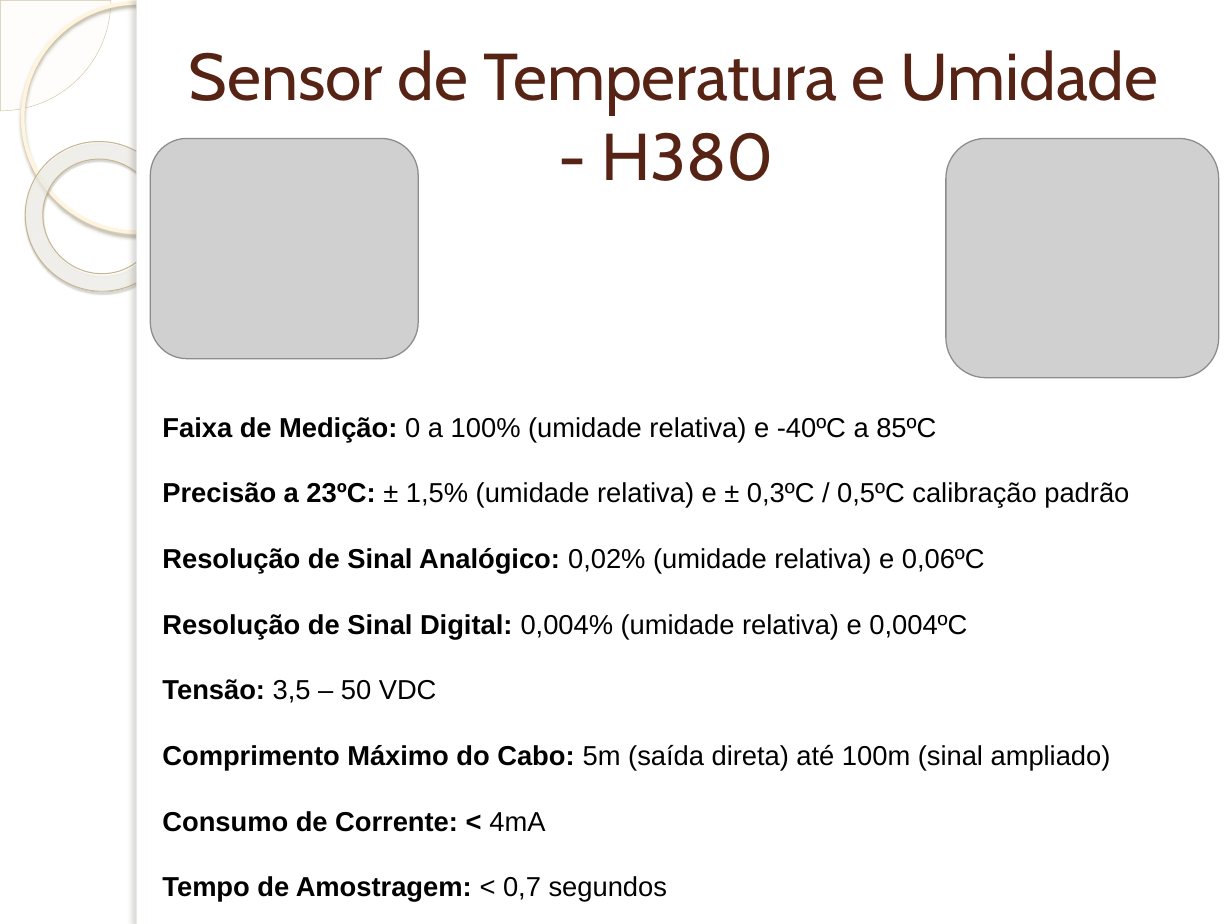
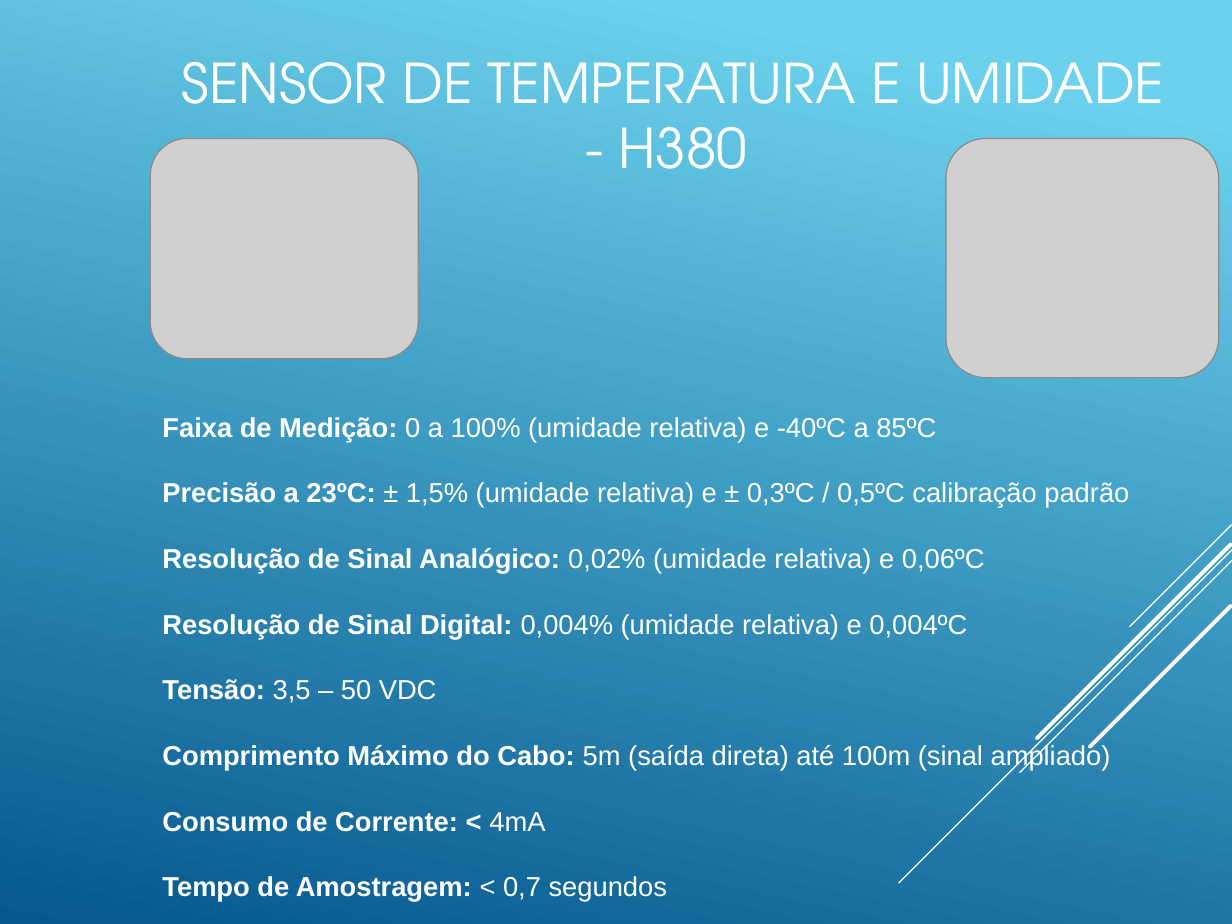
Before and after one commit to EduGalinskas/Entegas, a slide deck: slide 4 of Aula11-Sensor/Sistema de Monitoramento.pptx (slide 3 before the commit). Drawn at 1232x924 pixels with LibreOffice and Linux fonts; fonts in the diff are those of the drawing; grey boxes stand for pictures; background and template pictures are left out. Boxes give left, top, right and bottom in pixels: in the first picture for what was removed or moved away, otherwise in the second. Text is boxed around its words. In the diff, an @@ line names an element or a change of style, - is before the commit and + after.

Commit message:
Finalização dos arquivos - Pesquisa Sensor
Finalização dos arquivos - Pesquisa Sensor

```diff
--- a/Aula11-Sensor/Sistema de Monitoramento.pptx
+++ b/Aula11-Sensor/Sistema de Monitoramento.pptx
@@ background picture (left out) to gradient #6ED2EB to #06588E @@
@@ pie slice (boxed as its full ellipse) removed at [0,0,111,111] @@
@@ ellipse removed at [22,2,251,232] @@
@@ rectangle removed at [137,0,1232,924] @@
@@ rectangle removed at [137,0,147,924] @@
@@ title at [182,62,1164,169]: text changed; size 38.7 to 32 pt; font Cabin to TeX Gyre Adventor; text colour #572314 to #FFFFFF @@
-Sensor de Temperatura e Umidade - H380
+SENSOR DE TEMPERATURA E UMIDADE - H380
@@ donut removed at [0,111,206,322] @@
@@ text "Faixa de Medição: 0 a ..." at [162,417,1129,902]: text colour #000000 to #FFFFFF @@
@@ group added at [899,525,1232,883]: 5 lines @@
```
Also in this commit, not shown: 1 other slide changed, 5 slides added, 2 slides removed, 4 other files.
